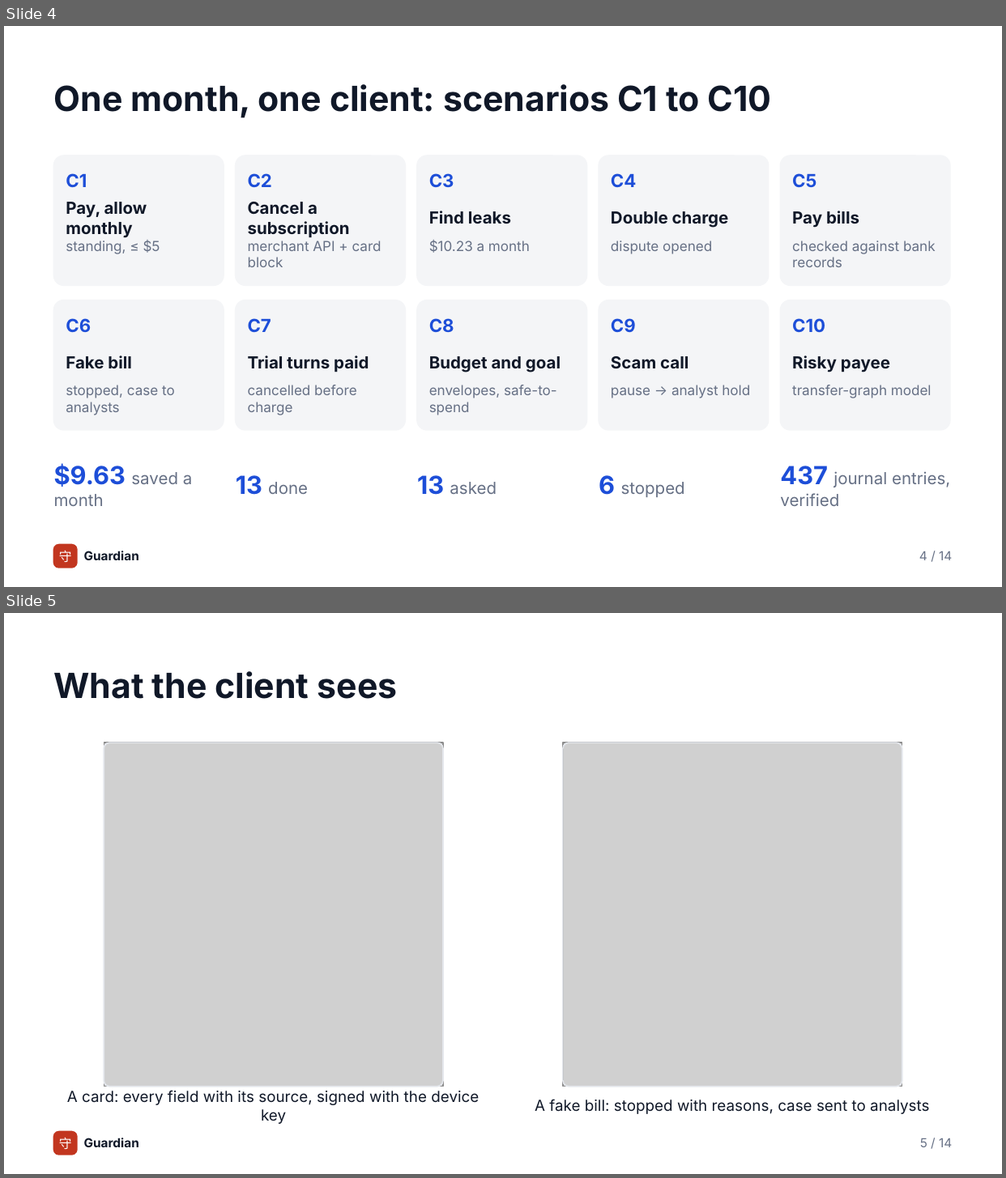
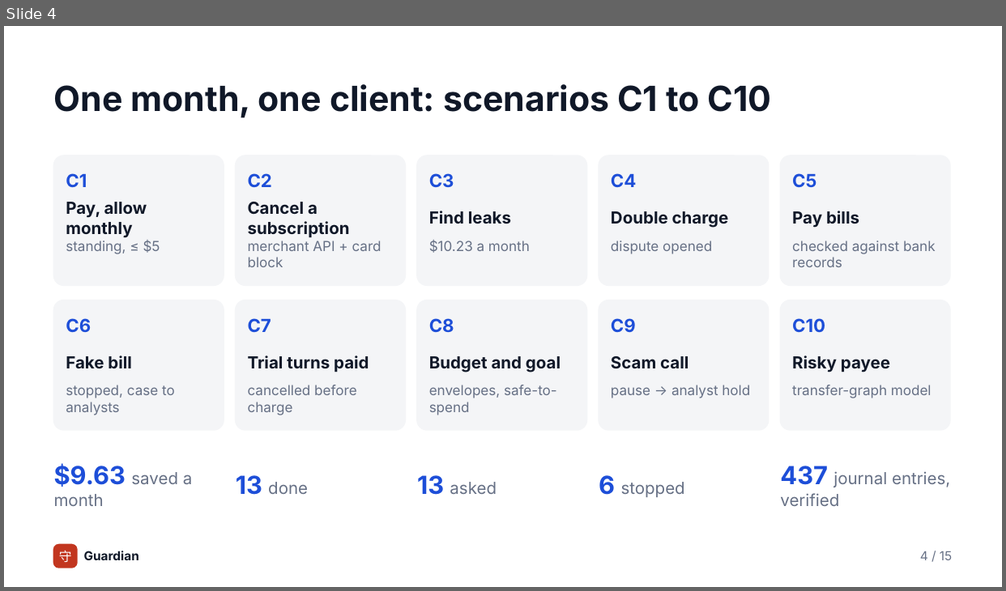
Before and after one commit to yourfavoriteself/ShenzhenFinTechathonTopicA, a slide deck: docs/presentation.pptx. Shown one above the other, each under a label of ours: slides 4 and 5 before the commit, slide 4 after it. The pictures are 1006x1178 and 1006x591 pixels, drawn with LibreOffice and Linux fonts; fonts in the diff are those of the drawing; grey boxes stand for pictures. Boxes give left, top, right and bottom in pixels: in the first picture for what was removed or moved away, otherwise in the second. Text is boxed around its words. In the diff, an @@ line names an element or a change of style, - is before the commit and + after.

```diff
--- a/docs/presentation.pptx
+++ b/docs/presentation.pptx
@@ slide 5 removed at [4, 613, 1002, 1174], background #FFFFFF @@
@@ text removed at [54, 671, 398, 699] @@
-What the client sees
@@ picture removed at [104, 743, 443, 1087] @@
@@ rounded rectangle removed at [104, 743, 443, 1087] @@
@@ picture removed at [563, 743, 902, 1087] @@
@@ rounded rectangle removed at [563, 743, 902, 1087] @@
@@ text removed at [67, 1090, 479, 1124] @@
-A card: every field with its source, signed with the device key
@@ text removed at [535, 1099, 929, 1114] @@
-A fake bill: stopped with reasons, case sent to analysts
@@ rounded rectangle removed at [54, 1132, 77, 1155] @@
@@ text removed at [59, 1138, 72, 1149] @@
-守
@@ text removed at [84, 1138, 139, 1148] @@
-Guardian
@@ text removed at [920, 1139, 952, 1148] @@
-5 / 14
@@ slide 4 changed as well @@
@@ text at [920, 552, 952, 561]: text changed @@
-4 / 14
+4 / 15
```
Also in this commit, not shown: 12 other slides changed, 2 slides added, 2 other files.
